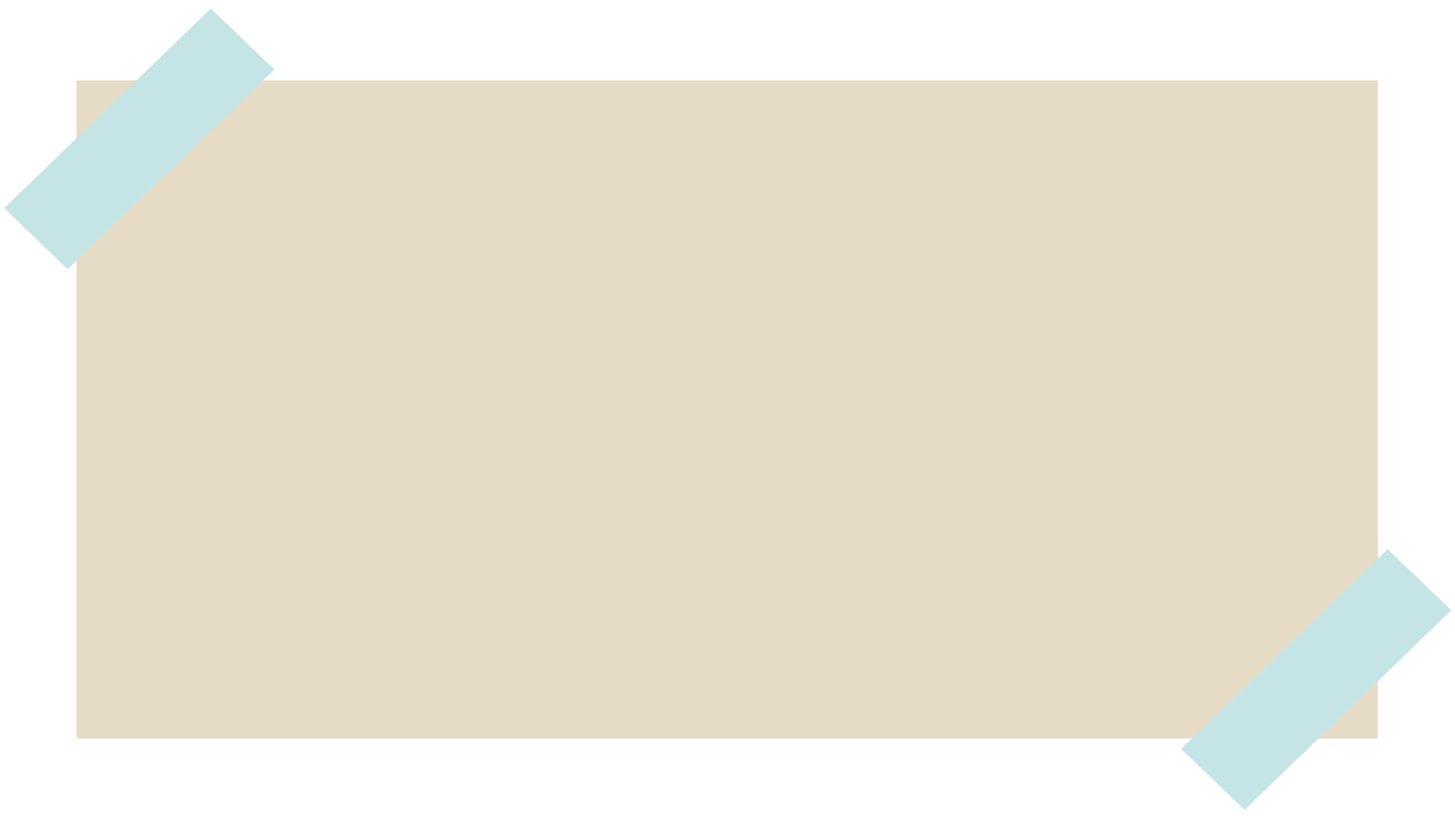
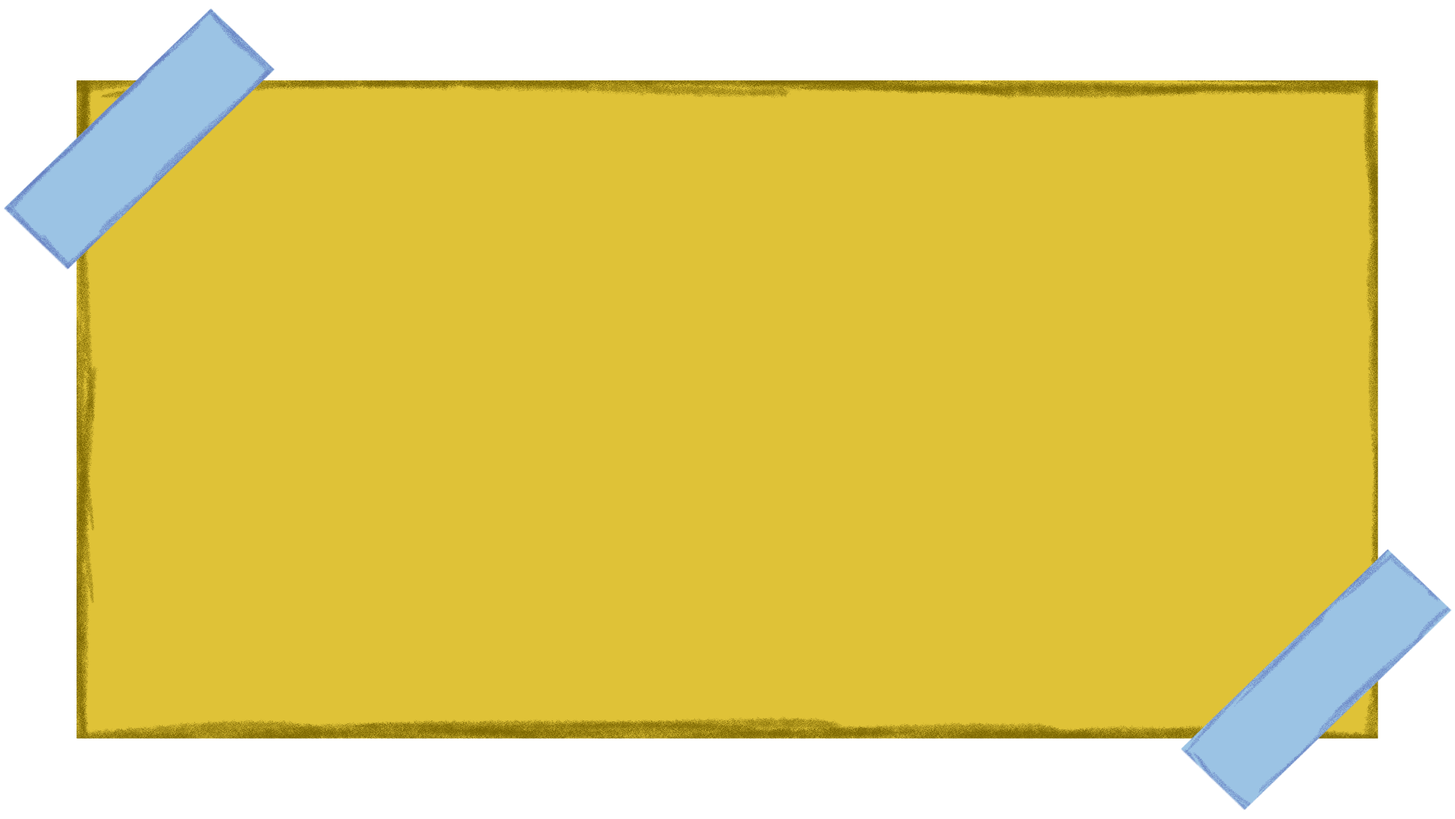
Two versions of the same layered image (1455px x 819px). Layer-by-layer changes:
added layer "Layer 4" above "Layer 2 Copy" over (1180, 541, 1453, 811)
painted on "Layer 2 Copy" over (1179, 547, 1453, 811)
added layer "Layer 5" above "Layer 2" over (3, 8, 900, 476)
painted on "Layer 2" over (3, 8, 276, 270)
added layer "Layer 3" above "Layer 1" over (3, 19, 1453, 795)
painted on "Layer 1" over (76, 80, 1379, 739)
